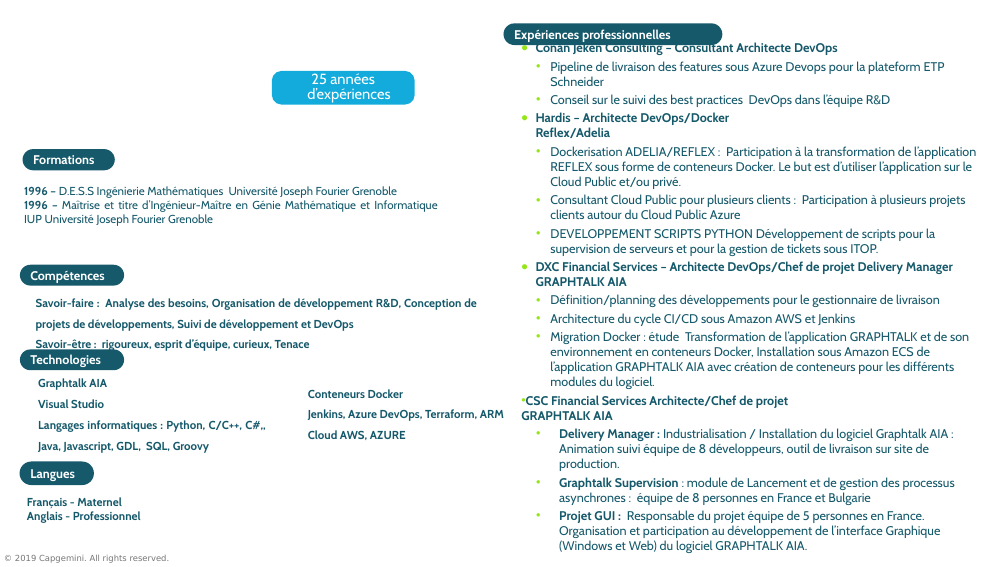
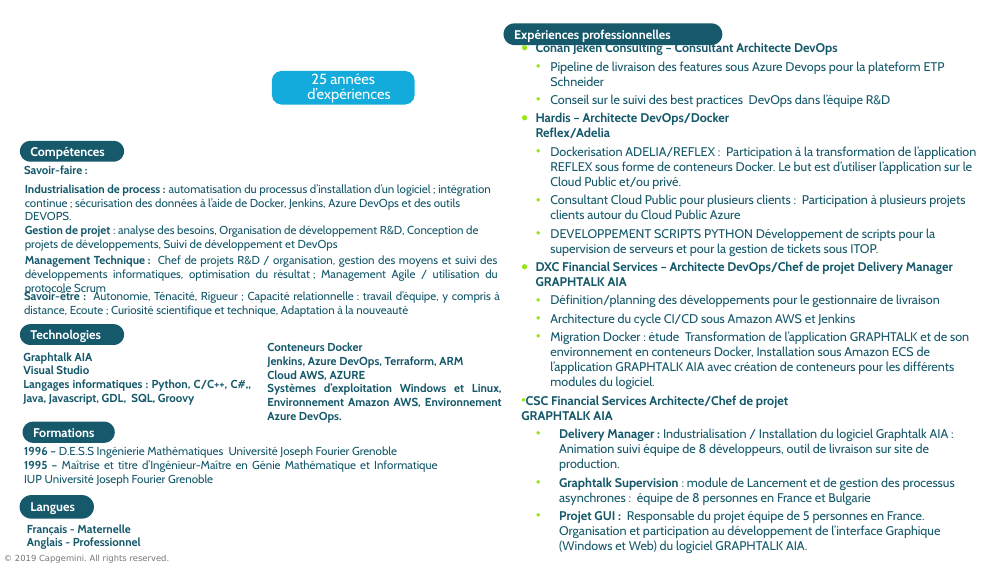
Before and after one commit to Solifred38/cv, a slide deck: slide 1 of CV FFROMAGER FR.pptx. Drawn at 1008x567 pixels with LibreOffice and Linux fonts; fonts in the diff are those of the drawing; background and template pictures are left out. Boxes give left, top, right and bottom in pixels: in the first picture for what was removed or moved away, otherwise in the second. Text is boxed around its words. In the diff, an @@ line names an element or a change of style, - is before the commit and + after.

```diff
--- a/CV FFROMAGER FR.pptx
+++ b/CV FFROMAGER FR.pptx
@@ rounded rectangle "Compétences": place and size @@
-rounded rectangle "Compétences" at [20,265,124,286]
+rounded rectangle "Compétences" at [20,141,124,162]
@@ text at [24,165,500,317]: text changed; bold off @@
-• Savoir-faire : Analyse des besoins, Organisation de développement R&D, Conception de projets de développements, Suivi de développement et DevOps
-• Savoir-être : rigoureux, esprit d’équipe, curieux, Tenace
+Savoir-faire :
+Savoir-être : Autonomie, Ténacité, Rigueur ; Capacité relationnelle : travail d’équipe, y compris à distance, Ecoute ; Curiosité scientifique et technique, Adaptation à la nouveauté
@@ text added at [25,184,497,295], 11 pt, text #15596B @@
+Industrialisation de process : automatisation du processus d’installation d’un logiciel ; intégration continue ; sécurisation des données à l’aide de Docker, Jenkins, Azure DevOps et des outils DEVOPS.
+Gestion de projet : analyse des besoins, Organisation de développement R&D, Conception de projets de développements, Suivi de développement et DevOps
+Management Technique : Chef de projets R&D / organisation, gestion des moyens et suivi des développements informatiques, optimisation du résultat ; Management Agile / utilisation du protocole Scrum
@@ rounded rectangle "Technologies": place and size @@
-rounded rectangle "Technologies" at [20,349,124,371]
+rounded rectangle "Technologies" at [20,324,124,346]
@@ text "Graphtalk AIA": place and size @@
-text "Graphtalk AIA" at [38,378,266,453]
+text "Graphtalk AIA" at [23,352,252,405]
@@ text "Graphtalk AIA" at [23,352,252,405]: line spacing 1.5 to 1 @@
@@ text "Conteneurs Docker": place and size @@
-text "Conteneurs Docker" at [308,389,504,440]
+text "Conteneurs Docker" at [267,342,502,423]
@@ text at [267,342,463,380]: bullet • to none; line spacing 1.5 to 1 @@
@@ text at [267,383,502,423]: paragraph added @@
+Systèmes d’exploitation Windows et Linux, Environnement Amazon AWS, Environnement Azure DevOps.
@@ rounded rectangle "Formations": place and size @@
-rounded rectangle "Formations" at [23,149,115,170]
+rounded rectangle "Formations" at [23,422,115,443]
@@ text "1996 – D.E.S.S Ingénierie Mathématiques ...": place and size @@
-text "1996 – D.E.S.S Ingénierie Mathématiques ..." at [24,186,437,226]
+text "1996 – D.E.S.S Ingénierie Mathématiques ..." at [24,446,437,486]
@@ text at [24,460,437,486]: text changed @@
-1996 – Maîtrise et titre d’Ingénieur-Maître en Génie Mathématique et Informatique IUP Université Joseph Fourier Grenoble
+1995 – Maîtrise et titre d’Ingénieur-Maître en Génie Mathématique et Informatique IUP Université Joseph Fourier Grenoble
@@ rounded rectangle "Langues": place and size @@
-rounded rectangle "Langues" at [20,461,94,485]
+rounded rectangle "Langues" at [20,495,94,519]
@@ text "Français - Maternelle": place and size @@
-text "Français - Maternelle" at [27,497,141,523]
+text "Français - Maternelle" at [27,524,141,549]
@@ text at [27,524,130,535]: text changed @@
-Français - Maternel
+Français - Maternelle
```
Also in this commit, not shown: 5 slides removed.
